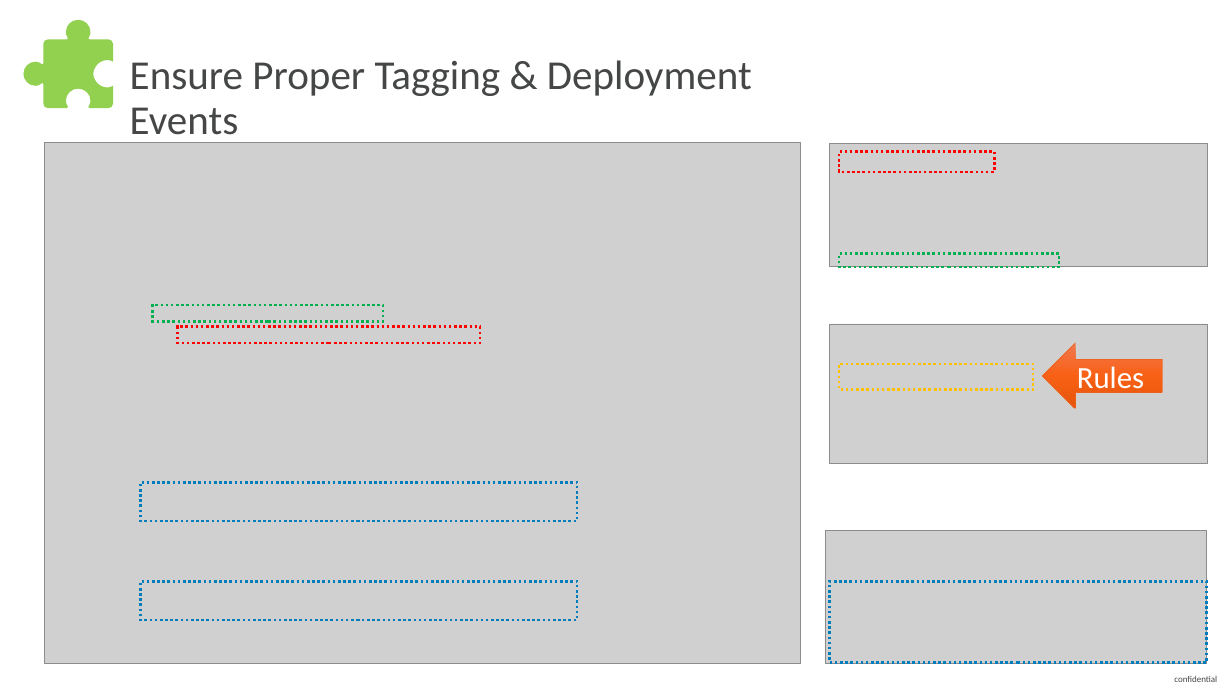
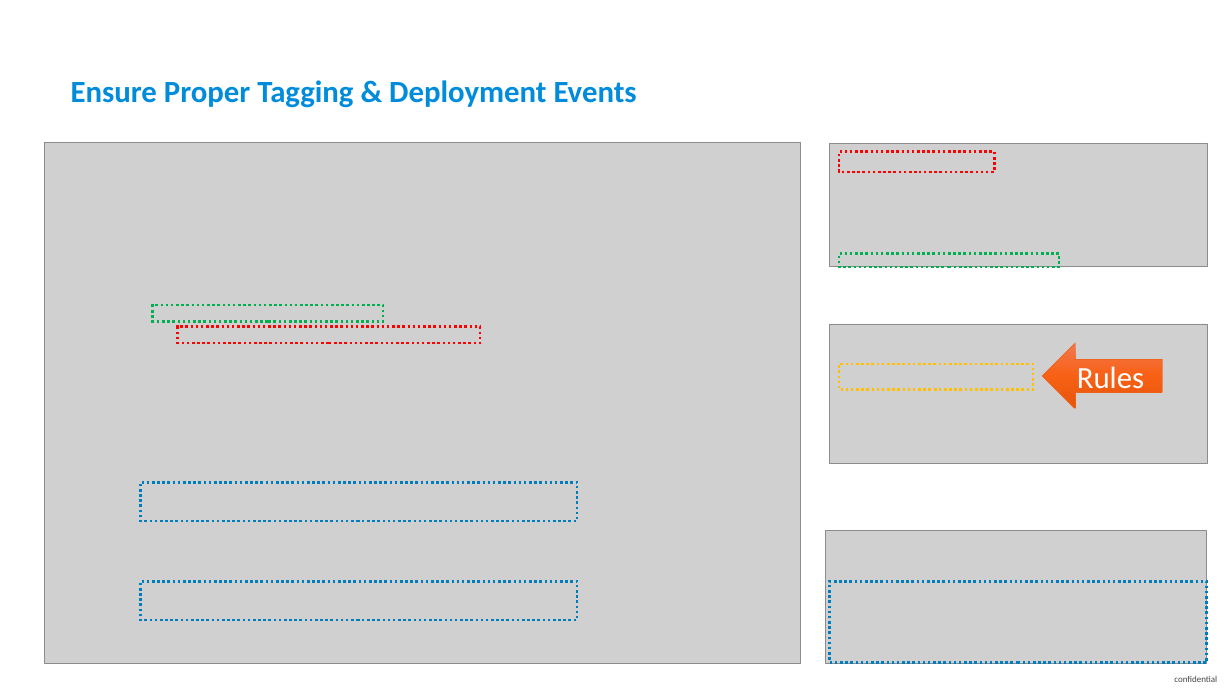
Before and after one commit to thiagobien/ACL, a slide deck: slide 13 of workshop/07_Performance_as_a_Service/ACMWorkshop_Performance_as_a_Self_Service.pptx. Drawn at 1232x693 pixels with LibreOffice and Linux fonts; fonts in the diff are those of the drawing; grey boxes stand for pictures. Boxes give left, top, right and bottom in pixels: in the first picture for what was removed or moved away, otherwise in the second. Text is boxed around its words. In the diff, an @@ line names an element or a change of style, - is before the commit and + after.

```diff
--- a/workshop/07_Performance_as_a_Service/ACMWorkshop_Performance_as_a_Self_Service.pptx
+++ b/workshop/07_Performance_as_a_Service/ACMWorkshop_Performance_as_a_Self_Service.pptx
@@ freeform shape removed at (23,19,113,108) @@
@@ text "Ensure Proper Tagging & Deployment ...": place and size @@
-text "Ensure Proper Tagging & Deployment ..." at (130,60,752,144)
+text "Ensure Proper Tagging & Deployment ..." at (71,80,637,108)
@@ text "Ensure Proper Tagging & Deployment ..." at (71,80,637,108): size 32 to 24 pt, text colour #454646 to #008CDB, bold on; line spacing 0.9 to 1.2; vertical alignment top to middle @@
```
Also in this commit, not shown: 9 other slides changed, 1 slide added, 8 other files.
